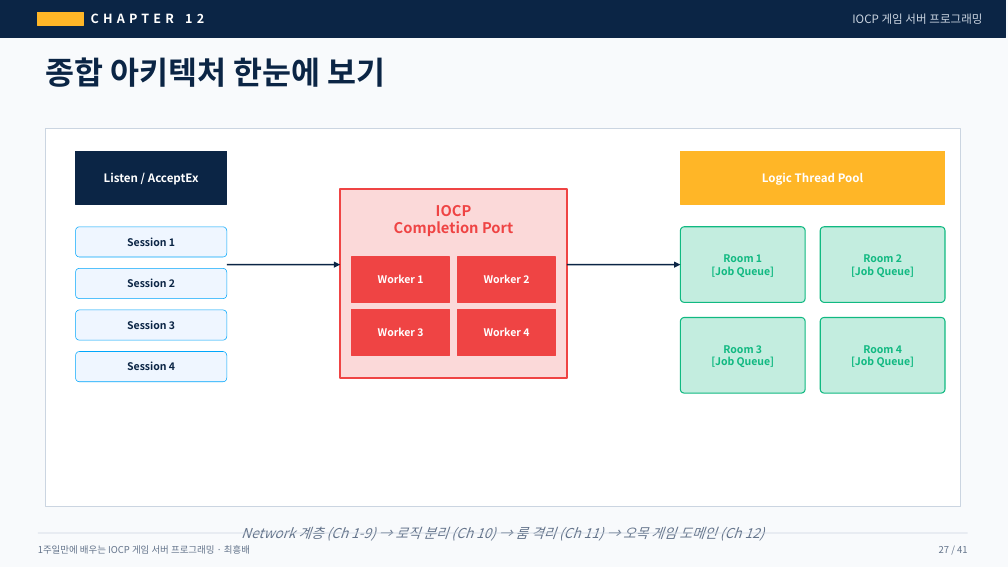
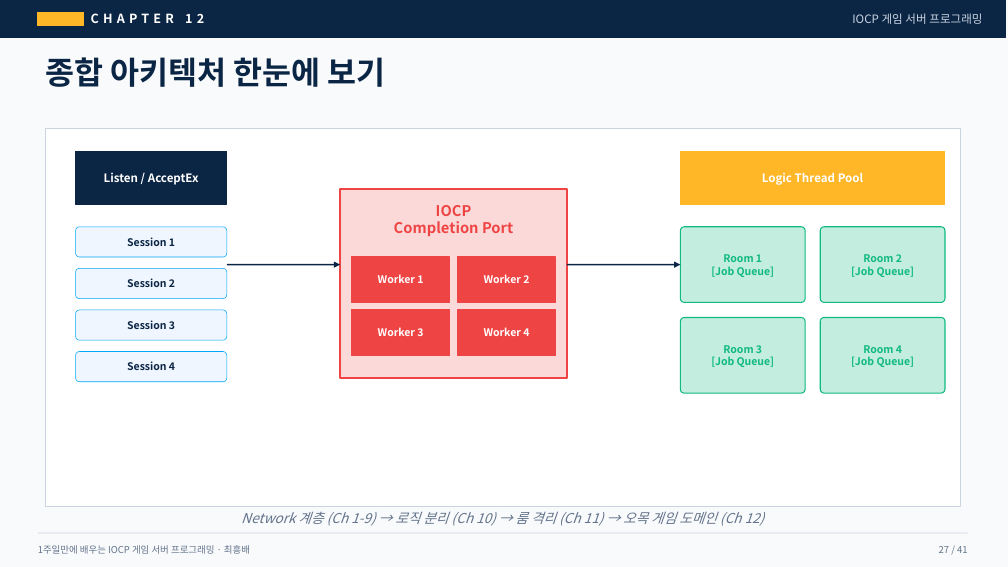
Before and after one commit to jacking75/edu_One-Week-IOCP, a slide deck: slide 27 of IOCP_Book_Presentation.pptx. Drawn at 1008x567 pixels with LibreOffice and Linux fonts; fonts in the diff are those of the drawing. Boxes give left, top, right and bottom in pixels: in the first picture for what was removed or moved away, otherwise in the second. Text is boxed around its words. In the diff, an @@ line names an element or a change of style, - is before the commit and + after.

```diff
--- a/IOCP_Book_Presentation.pptx
+++ b/IOCP_Book_Presentation.pptx
@@ text "Network 계층 (Ch 1-9) → ...": place and size @@
-text "Network 계층 (Ch 1-9) → ..." at <box>241,526,765,541</box>
+text "Network 계층 (Ch 1-9) → ..." at <box>241,511,765,526</box>
```
Also in this commit, not shown: 2 other slides changed.
